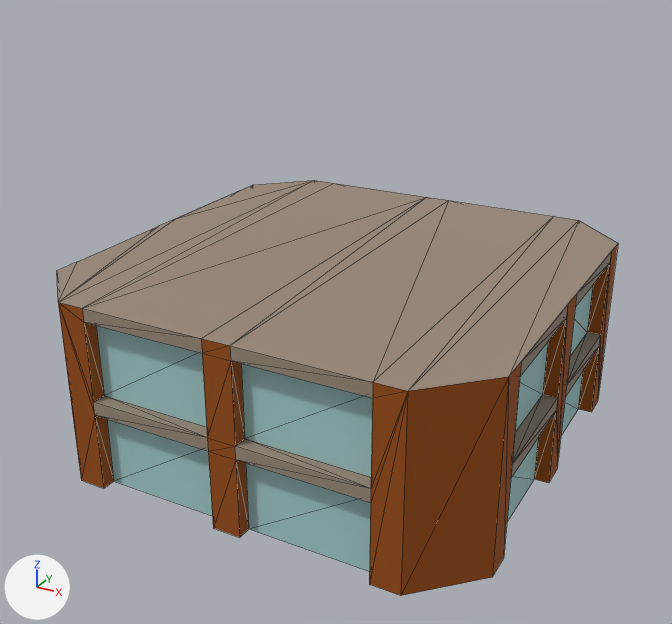
What one commit did to the COLLADA model models/building1-tower.dae.
Before and after are seen from a 50 mm lens placed at (0.772, -1.451, 0.957), pointed at (0.0, -0.048, 0.255). Lighting does not change. The marker at lower left points along +X, +Y and +Z. Mesh edges are drawn as thin lines. Vertices at the same position are counted once.

The first picture shows 'SketchUp'.
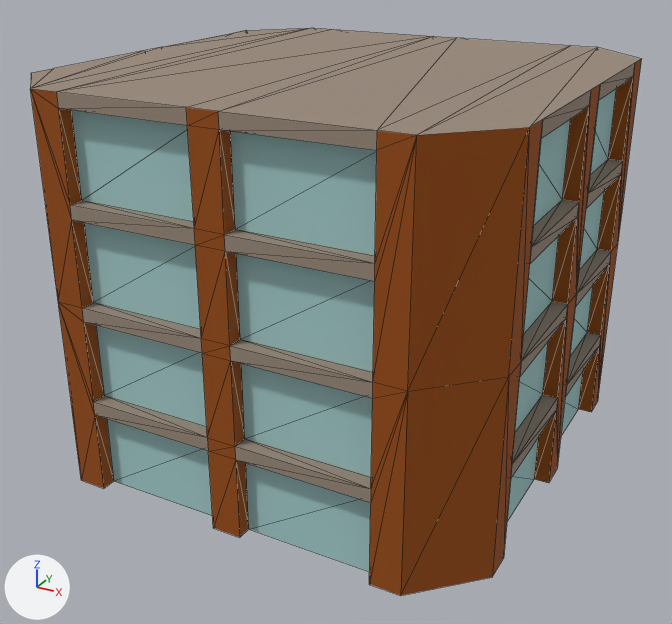
Boxes (x1, y1, x2, y2) around the edits, measured in the pictures (672 x 624 px):
'SketchUp', reshaped (9% wider, 36% taller): before (57, 180, 618, 596); after (30, 28, 642, 596)
part 1 of me_sketchup, built on: before (57, 180, 618, 391); after (30, 28, 642, 391)

What changed in the scene script:
```text
Change me_sketchup:
    used by ob_sketchup; location = (0.0, 0.0, 0.0)
    remove me_sketchup.from_pydata(...)  # 160 vertices, 278 faces; spans x -0.425..0.425, y -0.425..0.425, z 0.0..0.35
    add me_sketchup.from_pydata(...)  # 296 vertices, 550 faces; spans x -0.425..0.425, y -0.425..0.425, z 0.0..0.7
    me_sketchup part 1
    22 faces are deleted
    16 new vertices lie (0.0, 0.0, 0.15) away from vertices in x -0.425..0.425, y -0.425..0.425, z 0.35
    16 new vertices lie (0.0, 0.0, 0.025) away from vertices in x -0.425..0.425, y -0.425..0.425, z 0.5
    16 new vertices lie (0.0, 0.0, 0.15) away from vertices in x -0.425..0.425, y -0.425..0.425, z 0.525
    16 new vertices lie (0.0, 0.0, 0.025) away from vertices in x -0.425..0.425, y -0.425..0.425, z 0.675
    16 new vertices lie (0.0, 0.027, 0.0) away from vertices in x -0.266..0.266, y -0.425, z 0.35..0.675
    16 new vertices lie (0.027, 0.0, 0.0) away from vertices in x -0.425, y -0.266..0.266, z 0.35..0.675
    16 new vertices lie (-0.027, 0.0, 0.0) away from vertices in x 0.425, y -0.266..0.266, z 0.35..0.675
    16 new vertices lie (0.0, -0.027, 0.0) away from vertices in x -0.266..0.266, y 0.425, z 0.35..0.675
    8 new vertices lie (0.0, 0.0, 0.35) away from vertices in x -0.425..0.425, y -0.425..0.425, z 0.35
    144 new faces join them, mat_color_c11 (brown #994c00)
    118 new faces join them, mat_color_c15 (brown #99897a)
    32 new faces join them, mat_color_h10 (cyan #a3cccc)
```
